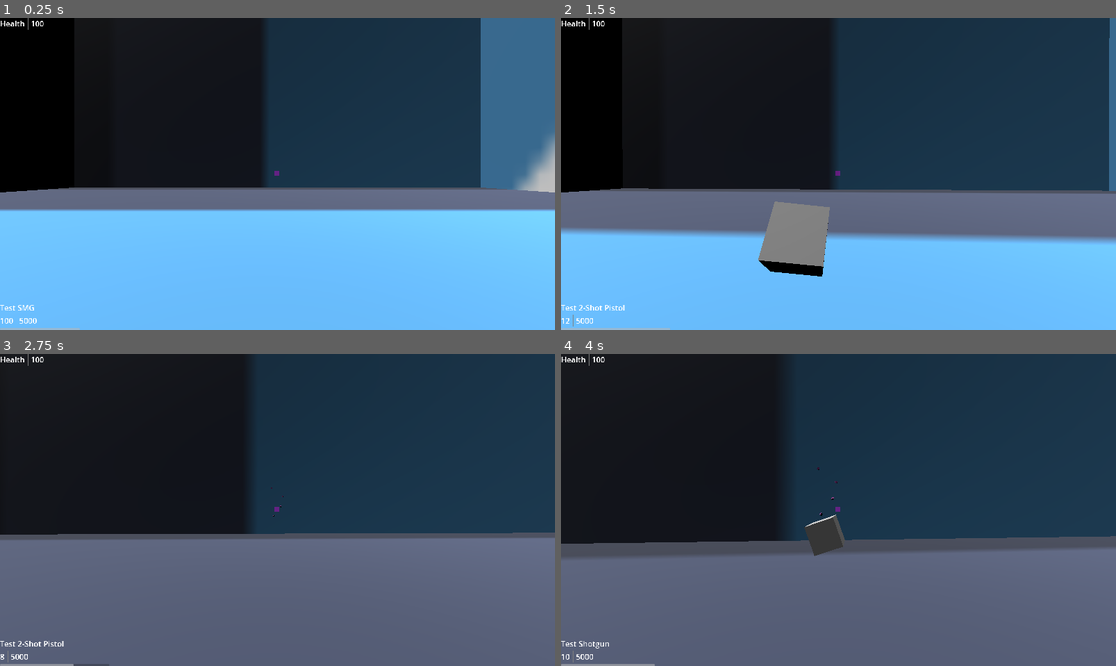
Above: before the commit, frames 1-4 (two rows, left to right).
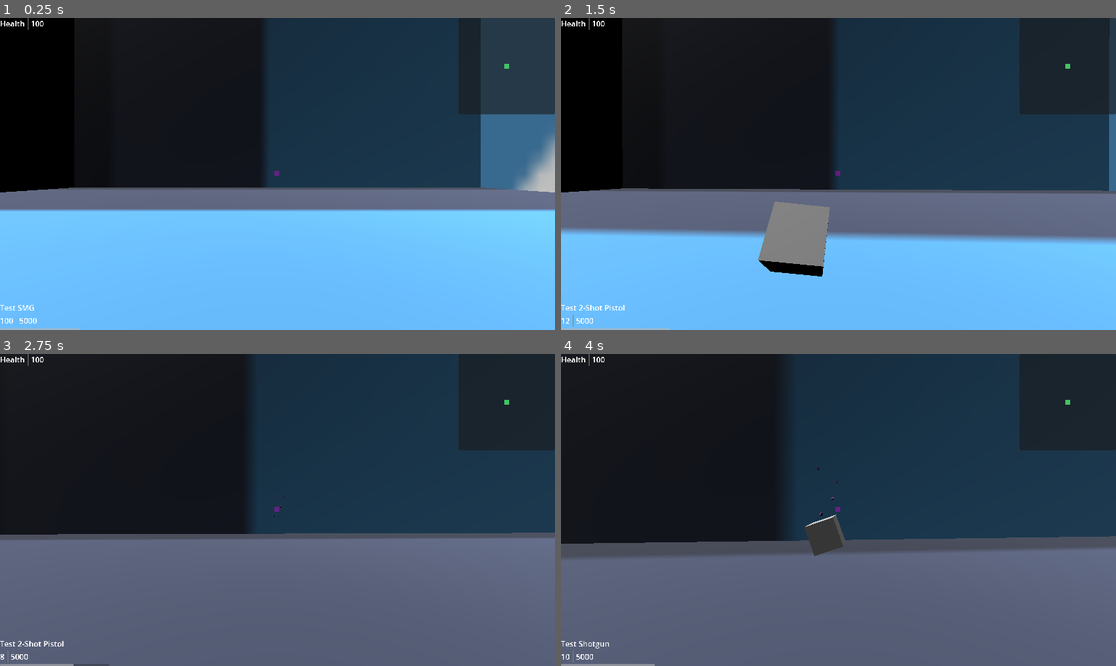
Above: after the commit, the same moments.

Repository: mabanana/FPS-Project-A
Game: Godot game, scene res://test_scene.tscn
Two runs of this game, one before a commit and one after it. Both use one fixed random seed, a clock stepped at 60 frames per second and the inputs below. The engine's default icon, where the game draws it, is replaced by a stand-in: a white triangle on a blue panel in a dark square.
Inputs (mouse positions are in pixels of both pictures, inside the frame that each line leads up to):
- Up to frame 1 (0.25 s): no input
- Up to frame 2 (1.5 s): tap Enter (ui_accept) at 0.5, 0.77 s; move the mouse to (866, 174) at 0.52 s; hold Q (drop_equip) 0.53-1.28 s; hold Up (ui_up) from 0.53 s (still down); move the mouse to (810, 174) at 1.27 s; tap E (interact) at 1.35 s
- Up to frame 3 (2.75 s): keep holding Up (ui_up); tap Enter (ui_accept) at 1.52 s; move the mouse to (288, 503) at 2.02 s; press the mouse at (288, 503) at 2.03 s
- Up to frame 4 (4 s): keep holding Up (ui_up); move the mouse to (832, 516) at 2.77 s; release the mouse at (832, 516) at 2.78 s; right-click (832, 516) at 2.85 s; tap Enter (ui_accept) at 3.02, 3.77 s; move the mouse to (877, 513) at 3.52 s; hold Q (drop_equip) from 3.53 s (still down)

The runs differ from the first frame. In frame 1, 5.3% of the frame differs, in the area x 82-100%, y 0-31%; in frame 2, 5.3%; in frame 3, 5.3%; in frame 4, 5.3%.
Error before the commit: Invalid access to property or key 'map_updated' on a base object of type 'Dictionary'. (res://test_scene.gd:85)

Commit message:
Add mini map to HUD

Diff:
--- a/hud.gd
+++ b/hud.gd
@@ -3,6 +3,8 @@
 
 var core: CoreModel
 var core_changed: Signal
+
+@onready var minimap = %Minimap
 
 # TODO: Add Minimap
 func update():
@@ -21,6 +23,8 @@
 	self.core_changed = core_changed
 
 	core_changed.connect(_on_core_changed)
+	minimap.bind(core, core_changed)
+
 
 func _on_core_changed(context, payload):
 	update()
--- a/hud.tscn
+++ b/hud.tscn
@@ -1,6 +1,7 @@
-[gd_scene load_steps=3 format=3 uid="uid://cix1j6ynfe7pn"]
+[gd_scene load_steps=4 format=3 uid="uid://cix1j6ynfe7pn"]
 
 [ext_resource type="Script" path="res://hud.gd" id="1_y46dv"]
+[ext_resource type="Script" path="res://minimap.gd" id="2_7l5sd"]
 
 [sub_resource type="PlaceholderTexture2D" id="PlaceholderTexture2D_bawmo"]
 
@@ -106,3 +107,40 @@
 layout_mode = 2
 value = 20.0
 show_percentage = false
+
+[node name="Minimap" type="Control" parent="."]
+unique_name_in_owner = true
+layout_mode = 1
+anchors_preset = 1
+anchor_left = 1.0
+anchor_right = 1.0
+offset_left = -40.0
+offset_bottom = 40.0
+grow_horizontal = 0
+script = ExtResource("2_7l5sd")
+
+[node name="Panel" type="Panel" parent="Minimap"]
+custom_minimum_size = Vector2(200, 200)
+layout_mode = 1
+anchors_preset = 1
+anchor_left = 1.0
+anchor_right = 1.0
+offset_left = -40.0
+offset_bottom = 40.0
+grow_horizontal = 0
+
+[node name="ColorRect" type="ColorRect" parent="Minimap/Panel"]
+unique_name_in_owner = true
+layout_mode = 1
+anchors_preset = 8
+anchor_left = 0.5
+anchor_top = 0.5
+anchor_right = 0.5
+anchor_bottom = 0.5
+offset_left = -5.0
+offset_top = -5.0
+offset_right = 5.0
+offset_bottom = 5.0
+grow_horizontal = 2
+grow_vertical = 2
+color = Color(0.2618, 0.77, 0.39732, 1)
--- /dev/null
+++ b/map_dot.gd
@@ -0,0 +1,22 @@
+extends ColorRect
+class_name MapDot
+
+var mod_max: float = 1
+var mod_min: float = 0.2
+var fading: bool = true
+var blink_interval: float = 2.5
+var delta_mod_a: float
+
+func _ready():
+	modulate.a = mod_max
+	delta_mod_a = (mod_max - mod_min) / blink_interval * 5
+
+func _process(delta):
+	if fading:
+		modulate.a = move_toward(modulate.a, mod_min, delta_mod_a * delta)
+		if modulate.a == mod_min:
+			fading = false
+	else:
+		modulate.a = move_toward(modulate.a, mod_max, delta_mod_a * delta)
+		if modulate.a == mod_max:
+			fading = true
--- /dev/null
+++ b/map_dot.tscn
@@ -0,0 +1,19 @@
+[gd_scene load_steps=2 format=3 uid="uid://ckrjyhjs5jddt"]
+
+[ext_resource type="Script" path="res://map_dot.gd" id="1_oo573"]
+
+[node name="MapDot" type="ColorRect"]
+z_index = 1
+custom_minimum_size = Vector2(10, 10)
+anchors_preset = 8
+anchor_left = 0.5
+anchor_top = 0.5
+anchor_right = 0.5
+anchor_bottom = 0.5
+offset_left = -5.0
+offset_top = -5.0
+offset_right = 5.0
+offset_bottom = 5.0
+grow_horizontal = 2
+grow_vertical = 2
+script = ExtResource("1_oo573")
--- /dev/null
+++ b/minimap.gd
@@ -0,0 +1,40 @@
+extends Control
+class_name MinimapController
+
+var core
+var core_changed
+@onready var map_dot = preload("res://map_dot.tscn")
+var map_size
+var contexts
+var max_map_dist
+
+var enemy_color = Color.CRIMSON
+
+func _ready():
+	map_size = 200
+	max_map_dist = 20
+	$Panel.custom_minimum_size = Vector2(map_size, map_size)
+
+func _update(positions):
+	for pos in positions:
+		for child in $Panel.get_children():
+			if child != %ColorRect:
+				child.queue_free()
+		var pos_2d = Vector2(pos.x, pos.z)
+		if pos_2d.length() < max_map_dist / 2:
+			var new_map_dot = map_dot.instantiate()
+			var map_scale = map_size / max_map_dist
+			new_map_dot.position = pos_2d * map_scale
+			new_map_dot.color = enemy_color
+			$Panel.add_child(new_map_dot)
+
+func bind(core: CoreModel, core_changed: Signal):
+	self.core = core
+	self.core_changed = core_changed
+	contexts = core.services.Context
+
+	core_changed.connect(_on_core_changed)
+
+func _on_core_changed(context, payload):
+	if context == contexts.minimap_updated:
+		_update(payload["positions"])
--- a/models/services.gd
+++ b/models/services.gd
@@ -6,7 +6,9 @@
 	none,
 	gun_dropped,
 	gun_picked_up,
-	gun_shot
+	gun_shot,
+	map_updated,
+	minimap_updated
 }
 
 func _init() -> void:
--- a/player.gd
+++ b/player.gd
@@ -17,6 +17,7 @@
 
 var core: CoreModel
 var core_changed: Signal
+var contexts
 
 func _ready():
 	camera = %Camera3D
@@ -98,6 +99,22 @@
 func bind(core: CoreModel, core_changed: Signal):
 	self.core = core
 	self.core_changed = core_changed
+	contexts = core.services.Context
 
-	# core_changed.connect(_on_core_changed)
+	core_changed.connect(_on_core_changed)
 	gun_slot.bind(core, core_changed)
+
+func _on_core_changed(context, payload):
+	if context == contexts.map_updated:
+		_set_minimap_values()
+
+func _set_minimap_values():
+	var entities = core.map.entities
+	var positions: Array[Vector3] = []
+	for key in entities.keys():
+		if entities[key].type == EntityModel.EntityType.enemy:
+			var relative_pos = entities[key].position -position
+			relative_pos = relative_pos.rotated(Vector3.UP, -rotation.y)
+			relative_pos.y *= -1
+			positions.append(relative_pos)
+	core_changed.emit(contexts.minimap_updated, {"positions" : positions})
